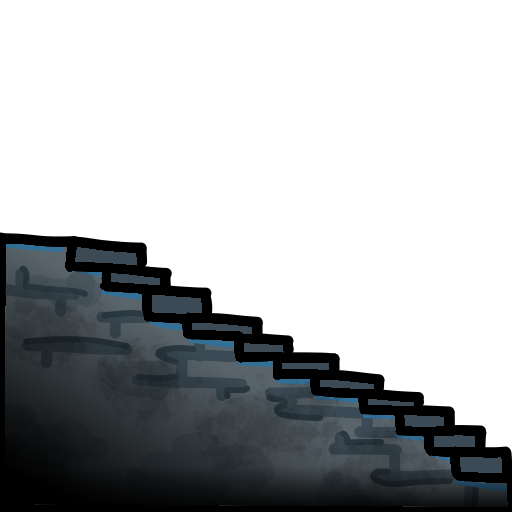
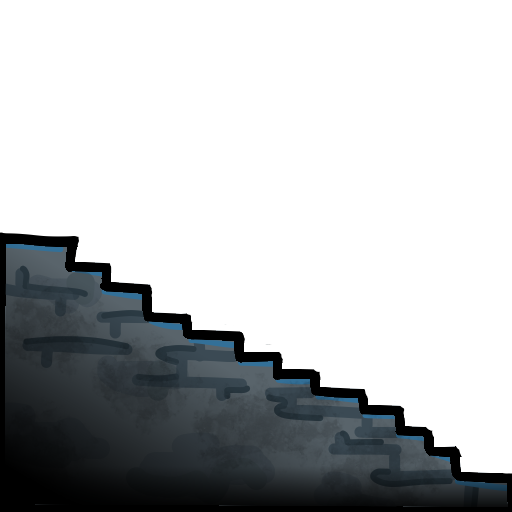
Layered file, before and after one edit (512x512). Changes by layer:
added group "Stairs1" with 4 layers over left=75, top=236, right=512, bottom=474
moved "Paint Layer 3" into group "Stairs1", painted on it over left=75, top=236, right=512, bottom=474
moved "Paint Layer 2" into group "Stairs1", painted on it over left=75, top=256, right=512, bottom=474
moved "Paint Layer 1" into group "Stairs1", painted on it over left=75, top=256, right=448, bottom=447
moved "Background" into group "Stairs1", painted on it over left=75, top=236, right=512, bottom=474
